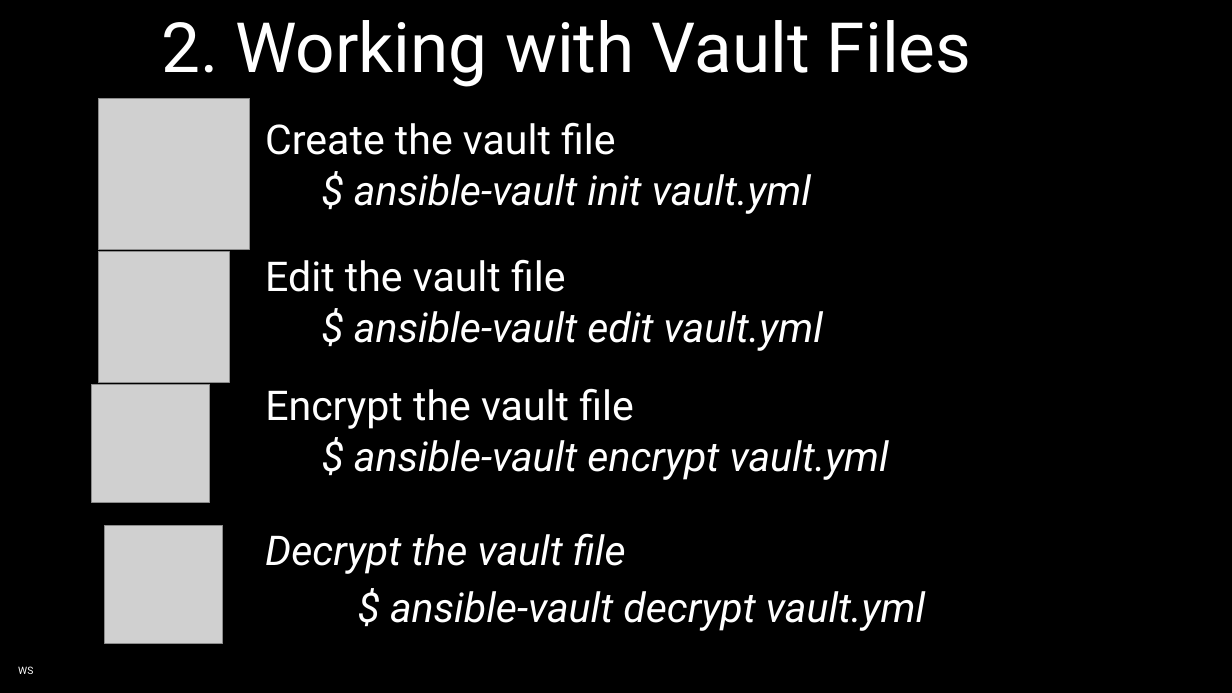
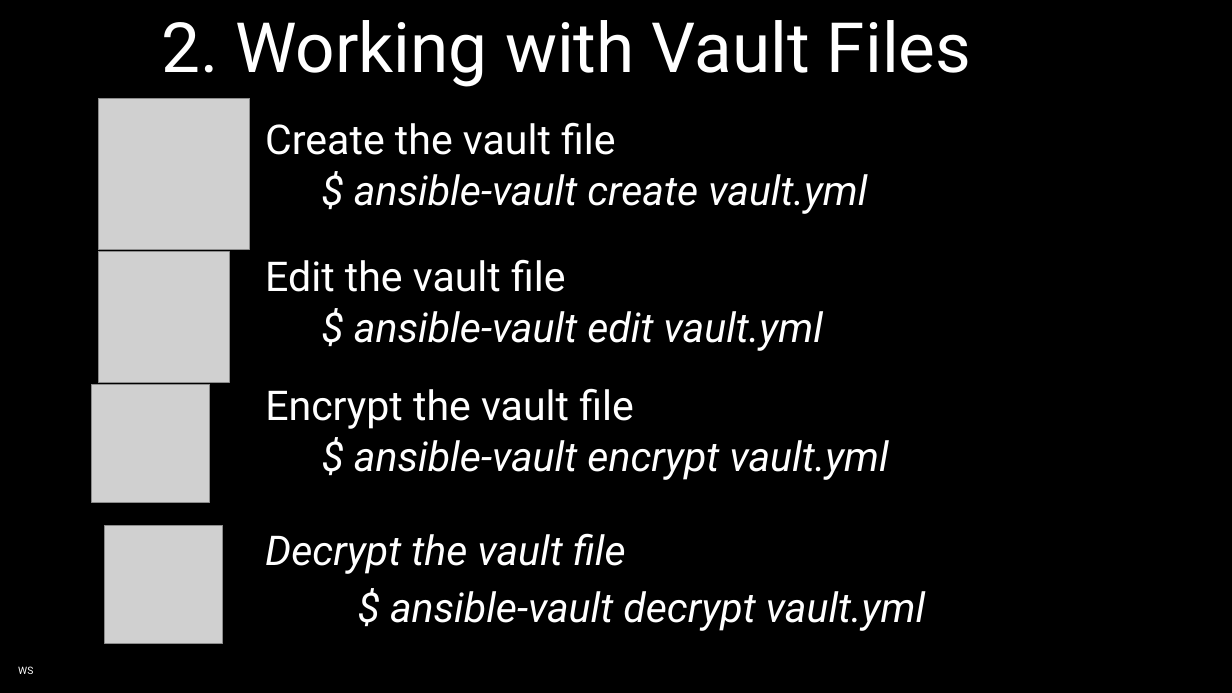
Before and after one commit to willie-de-klerk/cos731_fa2_project, a slide deck: slide 7 of cos731_fa2_topic_e.pptx. Drawn at 1232x693 pixels with LibreOffice and Linux fonts; fonts in the diff are those of the drawing; grey boxes stand for pictures. Boxes give left, top, right and bottom in pixels: in the first picture for what was removed or moved away, otherwise in the second. Text is boxed around its words. In the diff, an @@ line names an element or a change of style, - is before the commit and + after.

Commit message:
Update cos731_fa2_topic_e.pptx
updated slide 7

```diff
--- a/cos731_fa2_topic_e.pptx
+++ b/cos731_fa2_topic_e.pptx
@@ text at <box>354,174,867,214</box>: text changed @@
-  $ ansible-vault init vault.yml
+  $ ansible-vault create vault.yml
```
